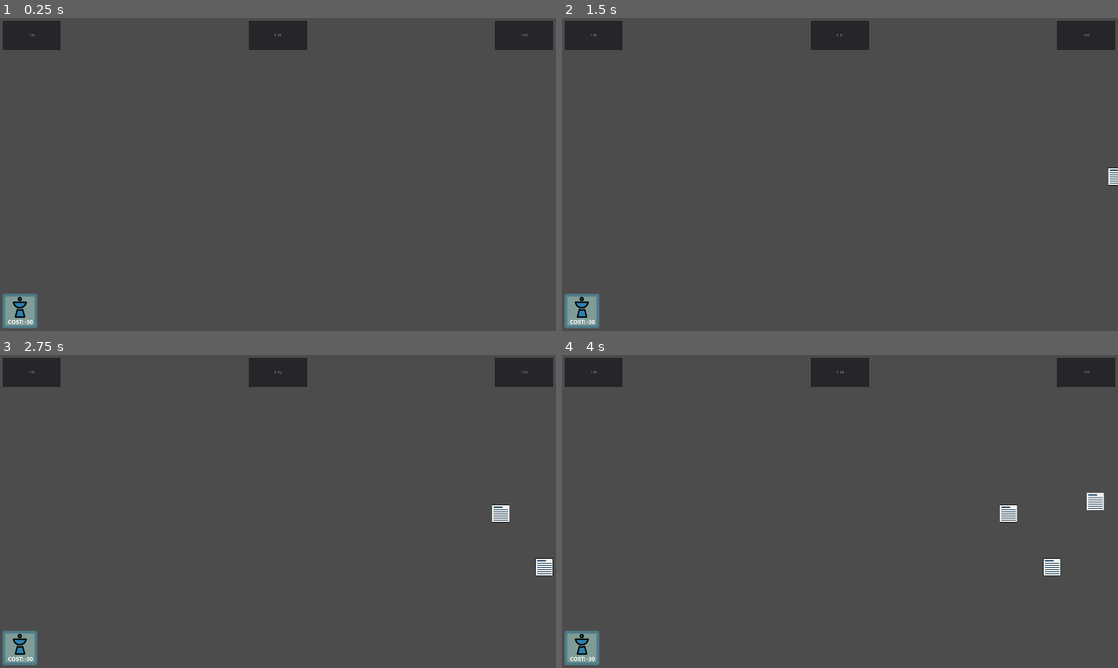
Above: before the commit, frames 1-4 (two rows, left to right).
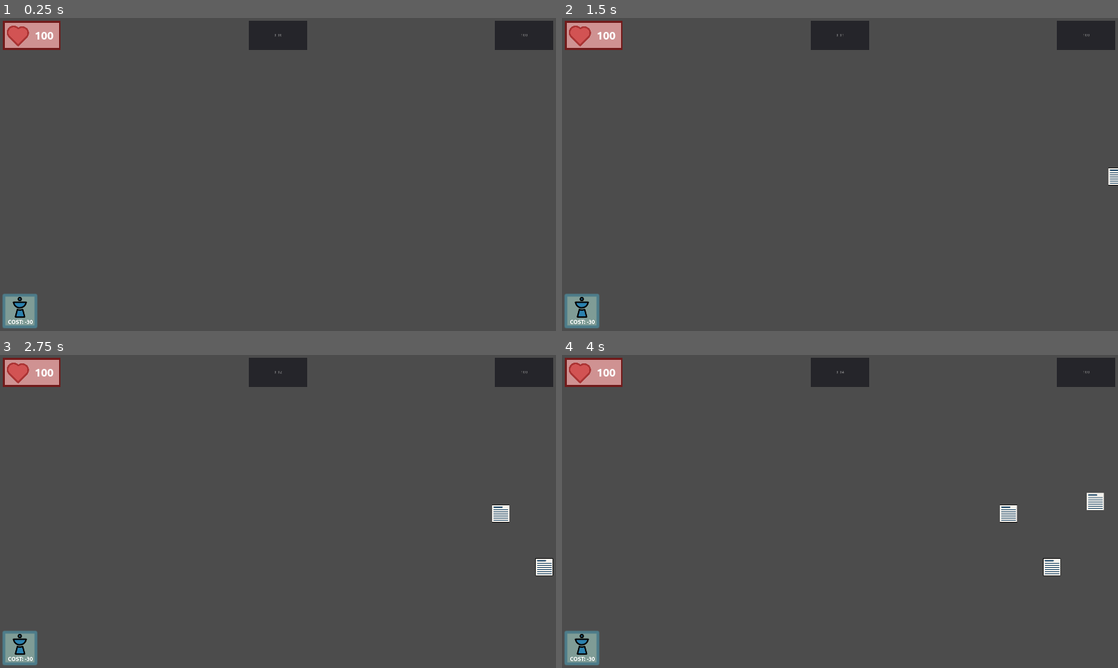
Above: after the commit, the same moments.

Repository: moisesjbc/info-harvest
Game: Godot game, scene res://gameplay/main/main.tscn
Same seed, same stepped clock (60 frames per second), same inputs: the game is played once before the commit and once after it.
Inputs (mouse positions are in pixels of both pictures, inside the frame that each line leads up to):
- Up to frame 1 (0.25 s): no input
- Up to frame 2 (1.5 s): click "COST: -30" at 0.5 s; click "COST: -30" at 1.25 s
- Up to frame 3 (2.75 s): click "COST: -30" at 2 s
- Up to frame 4 (4 s): move the mouse to (962, 495) at 2.77 s; click (962, 495) at 2.92 s; move the mouse to (728, 527) at 3.52 s; click (728, 527) at 3.67 s

The runs differ from the first frame. In frame 1, 1.0% of the frame differs, in the area x 0-11%, y 0-11%; in frame 2, 1.0%; in frame 3, 1.0%; in frame 4, 1.0%.

Commit message:
Style life panel

Diff:
--- a/godot-project/gameplay/main/main.tscn
+++ b/godot-project/gameplay/main/main.tscn
@@ -8,6 +8,20 @@
 [ext_resource path="res://gameplay/menus/game_over/game_over.tscn" type="PackedScene" id=6]
 [ext_resource path="res://gameplay/main/life.gd" type="Script" id=7]
 [ext_resource path="res://gameplay/main/main.gd" type="Script" id=8]
+[ext_resource path="res://fonts/Ubuntu-B.ttf" type="DynamicFontData" id=9]
+[ext_resource path="res://gameplay/gui/heart.png" type="Texture" id=10]
+
+[sub_resource type="StyleBoxFlat" id=1]
+bg_color = Color( 0.811765, 0.572549, 0.572549, 1 )
+border_width_left = 7
+border_width_top = 7
+border_width_right = 7
+border_width_bottom = 7
+border_color = Color( 0.443137, 0.105882, 0.105882, 1 )
+
+[sub_resource type="DynamicFont" id=2]
+size = 40
+font_data = ExtResource( 9 )
 
 [node name="main" type="Node"]
 script = ExtResource( 8 )
@@ -41,13 +55,25 @@
 [node name="life_panel" type="Panel" parent="gui/margin_container/top_bar"]
 margin_right = 200.0
 margin_bottom = 100.0
-rect_min_size = Vector2( 200, 100 )
+rect_min_size = Vector2( 200, 50 )
+custom_styles/panel = SubResource( 1 )
 
 [node name="life_label" type="Label" parent="gui/margin_container/top_bar/life_panel"]
 anchor_right = 1.0
 anchor_bottom = 1.0
+margin_left = 90.0
+margin_top = 4.0
+margin_right = -4.0
+margin_bottom = -3.0
+custom_fonts/font = SubResource( 2 )
 align = 1
 valign = 1
+
+[node name="Sprite" type="Sprite" parent="gui/margin_container/top_bar/life_panel"]
+position = Vector2( 52, 45 )
+rotation = -0.785398
+scale = Vector2( 0.4, 0.4 )
+texture = ExtResource( 10 )
 
 [node name="timer_container" type="CenterContainer" parent="gui/margin_container/top_bar"]
 margin_left = 204.0
Binary file added: godot-project/gameplay/gui/heart.png
Not shown, added: godot-project/gameplay/gui/heart.png.import
Not shown: 1 places in godot-project/gameplay/main/main.tscn that only renumber resources
Not shown, added: design/heart/heart.xcf
